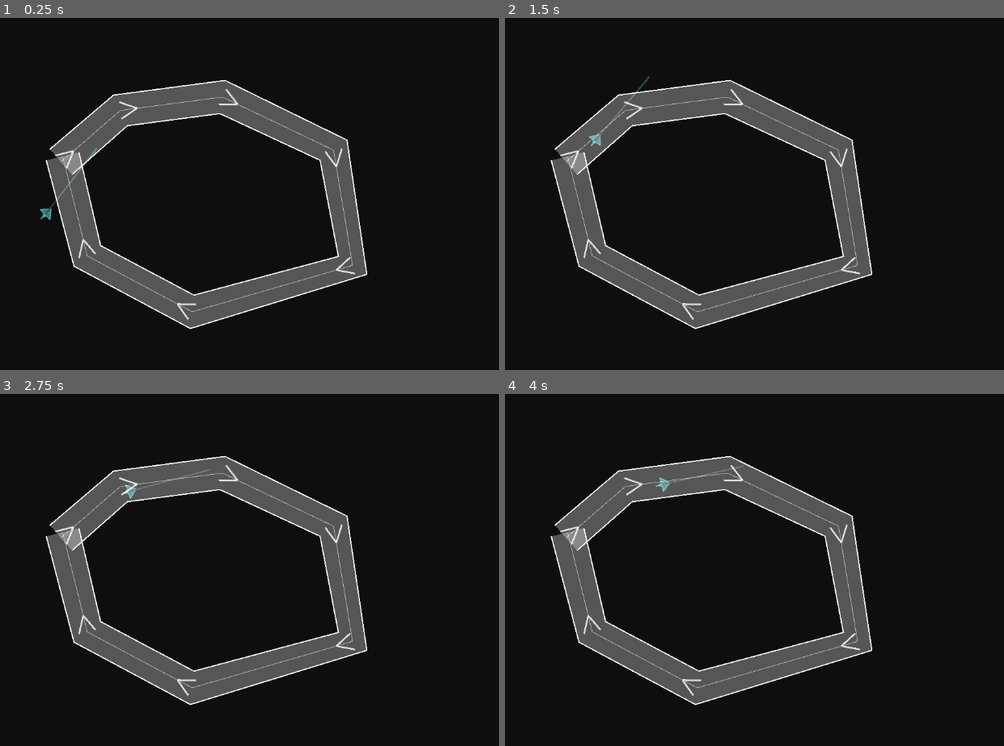
Above: before the commit, frames 1-4 (two rows, left to right).
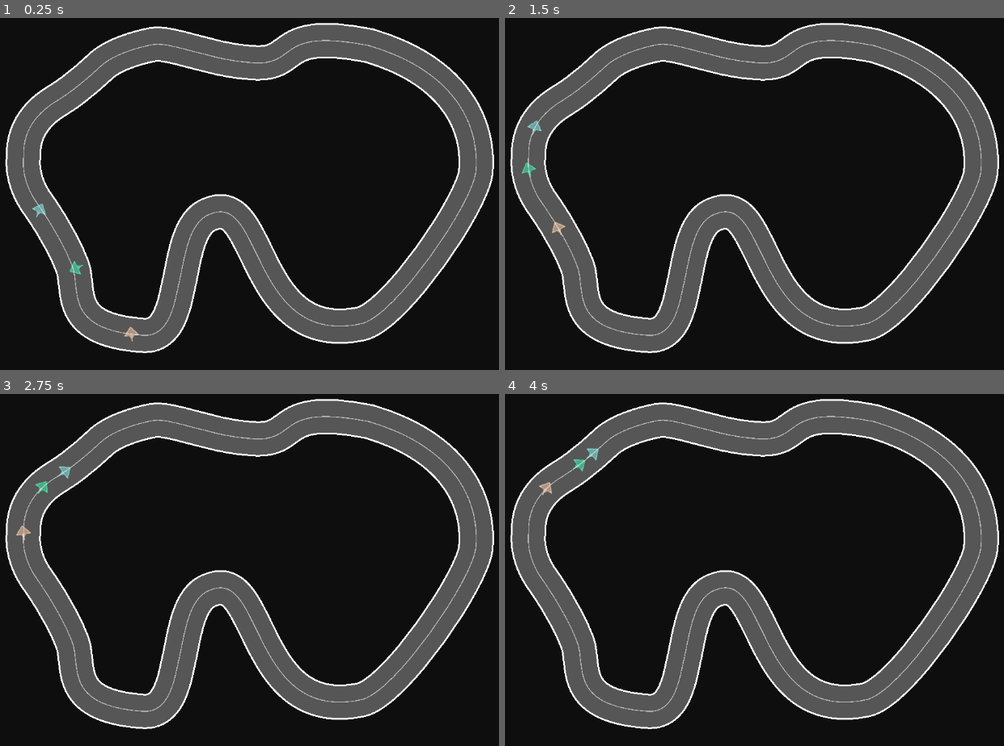
Above: after the commit, the same moments.

Repository: ZenCoderGames/ZSteeringBehaviors
Game: Godot game, scene res://scenes/pathFollowing.tscn
Same seed, same stepped clock (60 frames per second), same inputs: the game is played once before the commit and once after it. This scene is started directly instead of the project's main scene.
Inputs (mouse positions are in pixels of both pictures, inside the frame that each line leads up to):
- Up to frame 1 (0.25 s): no input
- Up to frame 2 (1.5 s): tap Enter at 0.5 s; move the mouse to (884, 169) at 0.52 s; hold F (framestep_forward) 0.53-1.25 s; tap R (resume_game) at 0.6 s; click (884, 169) at 0.67 s; drag from (614, 208) to (709, 260) at 1.27 s
- Up to frame 3 (2.75 s): tap Space at 2 s; move the mouse to (304, 485) at 2.02 s; hold F (framestep_forward) from 2.03 s (still down); tap R (resume_game) at 2.1 s
- Up to frame 4 (4 s): release F (framestep_forward) at 2.75 s; drag from (709, 636) to (549, 510) at 2.77 s; tap Enter at 3.5 s; move the mouse to (939, 619) at 3.52 s; tap R (resume_game) at 3.6 s

The runs differ from the first frame. In frame 1, 39% of the frame differs, in the area x 0-100%, y 1-96%; in frame 2, 39%; in frame 3, 39%; in frame 4, 39%.

Commit message:
Clean up on Spline tool for editing

Diff:
--- a/scenes/pathFollowing.tscn
+++ b/scenes/pathFollowing.tscn
@@ -15,10 +15,38 @@
 max_speed = 150.0
 max_force = 40.0
 useSmoothRotation = true
-debug = true
 behaviorList = [NodePath("AIPathFollowing")]
 
 [node name="AIPathFollowing" type="Node2D" parent="PathFollowing" node_paths=PackedStringArray("path")]
+script = ExtResource("3_tyi5h")
+path = NodePath("../../Path_01")
+distanceThreshold = 30.0
+
+[node name="PathFollowing2" type="Sprite2D" parent="." node_paths=PackedStringArray("behaviorList")]
+self_modulate = Color(0, 0.78668964, 0.49434602, 1)
+position = Vector2(332, 459)
+texture = ExtResource("1_ix5r1")
+script = ExtResource("2_0m1yt")
+max_force = 40.0
+useSmoothRotation = true
+behaviorList = [NodePath("AIPathFollowing")]
+
+[node name="AIPathFollowing" type="Node2D" parent="PathFollowing2" node_paths=PackedStringArray("path")]
+script = ExtResource("3_tyi5h")
+path = NodePath("../../Path_01")
+distanceThreshold = 30.0
+
+[node name="PathFollowing3" type="Sprite2D" parent="." node_paths=PackedStringArray("behaviorList")]
+self_modulate = Color(0.8204121, 0.61365277, 0.46322894, 1)
+position = Vector2(398, 634)
+texture = ExtResource("1_ix5r1")
+script = ExtResource("2_0m1yt")
+max_speed = 250.0
+max_force = 40.0
+useSmoothRotation = true
+behaviorList = [NodePath("AIPathFollowing")]
+
+[node name="AIPathFollowing" type="Node2D" parent="PathFollowing3" node_paths=PackedStringArray("path")]
 script = ExtResource("3_tyi5h")
 path = NodePath("../../Path_01")
 distanceThreshold = 30.0
@@ -27,4 +55,10 @@
 position = Vector2(263, 266)
 script = ExtResource("4_tyi5h")
 width = 60.0
-points = PackedVector2Array(-3, 10, 103, -82, 285, -106, 483, -11, 517, 195, 231, 278, 44, 178, 0, 0)
+points = PackedVector2Array(-69.431274, 0.43884277, -8.574768, -100.23732, 67.308014, -160.34251, 158.96841, -199.41087, 331, -168, 546, -198, 736.7295, 26.734863, 531.6205, 299.4621, 267.1278, 101.92938, 143, 320, 16.96994, 195.7807, -43.886566, 86.088745)
+point_in_controls = Array[Vector2]([Vector2(0, 0), Vector2(-22.53946, 13.523666), Vector2(0, 0), Vector2(0, 0), Vector2(-72, -5), Vector2(-174, -34), Vector2(7.5038676, -92.546745), Vector2(61.381653, -12.790344), Vector2(89.40643, -33.05783), Vector2(88, 6), Vector2(16.349571, 42.73554), Vector2(0, 0)])
+point_out_controls = Array[Vector2]([Vector2(-2.2539368, -57.851227), Vector2(35.783283, -21.469954), Vector2(28.549957, -27.798645), Vector2(33.809174, -6.7618256), Vector2(94, 11), Vector2(143, 42), Vector2(-4.5079346, 55.59729), Vector2(-194.24997, 40.476654), Vector2(-78.09366, 20.763672), Vector2(-143, -10), Vector2(-21.006851, -54.909027), Vector2(-33.057846, -45.078888)])
+loop = true
+lock_control_pairs = true
+thickness = 3.0
+curve_resolution = 2
--- a/scripts/ZAI_Path.gd
+++ b/scripts/ZAI_Path.gd
@@ -5,6 +5,9 @@
 
 @export var width:float = 30
 @export var disable:bool = false
+
+# Track problematic points that cause triangulation errors
+var problematic_point_indices:Array[int] = []
 
 func init() -> void:
 	super.init()
@@ -21,6 +24,42 @@
 	timer.start(0.25)
 	await timer.timeout
 	isActive = false
+
+func is_quad_valid(quad: PackedVector2Array) -> bool:
+	if quad.size() != 4:
+		return false
+
+	# Check for degenerate quads (very small area or self-intersecting)
+	# Calculate area using shoelace formula
+	var area: float = 0.0
+	for i in range(4):
+		var j: int = (i + 1) % 4
+		area += quad[i].x * quad[j].y
+		area -= quad[j].x * quad[i].y
+	area = abs(area / 2.0)
+
+	# Reject if area is too small (degenerate)
+	if area < 0.1:
+		return false
+
+	# Check for self-intersection by testing if edges cross
+	# Edge 0-1 vs Edge 2-3 and Edge 1-2 vs Edge 3-0
+	if segments_intersect(quad[0], quad[1], quad[2], quad[3]):
+		return false
+	if segments_intersect(quad[1], quad[2], quad[3], quad[0]):
+		return false
+
+	return true
+
+func segments_intersect(a1: Vector2, a2: Vector2, b1: Vector2, b2: Vector2) -> bool:
+	var d: float = (a2.x - a1.x) * (b2.y - b1.y) - (a2.y - a1.y) * (b2.x - b1.x)
+	if abs(d) < 0.0001:
+		return false  # Parallel or collinear
+
+	var t: float = ((b1.x - a1.x) * (b2.y - b1.y) - (b1.y - a1.y) * (b2.x - b1.x)) / d
+	var u: float = ((b1.x - a1.x) * (a2.y - a1.y) - (b1.y - a1.y) * (a2.x - a1.x)) / d
+
+	return t >= 0.0 and t <= 1.0 and u >= 0.0 and u <= 1.0
 
 func debug_draw()->void:
 	if points.size() < 2 or spline_curve == null:
@@ -43,12 +82,26 @@
 		var normal:Vector2 = Vector2.ZERO
 
 		# Calculate tangent direction based on neighboring points
-		if i == 0:
-			# First point - use direction to next point
+		var is_first:bool = (i == 0)
+		var is_last:bool = (i == curve_points.size() - 1)
+
+		# For loops, the first and last points are duplicates, so handle specially
+		if loop and is_first:
+			# First point in a loop - average tangent from wrap-around
+			var tangent1:Vector2 = (current - curve_points[curve_points.size() - 2]).normalized()
+			var tangent2:Vector2 = (curve_points[i + 1] - current).normalized()
+			var avg_tangent:Vector2 = (tangent1 + tangent2).normalized()
+			normal = Vector2(-avg_tangent.y, avg_tangent.x)  # Perpendicular
+		elif loop and is_last:
+			# Last point in a loop is a duplicate of first - skip normal calculation
+			# We'll use the first point's offset instead
+			normal = Vector2.ZERO  # Placeholder, will copy from first point
+		elif is_first:
+			# First point (non-loop) - use direction to next point
 			var tangent:Vector2 = (curve_points[i + 1] - current).normalized()
 			normal = Vector2(-tangent.y, tangent.x)  # Perpendicular
-		elif i == curve_points.size() - 1:
-			# Last point - use direction from previous point
+		elif is_last:
+			# Last point (non-loop) - use direction from previous point
 			var tangent:Vector2 = (current - curve_points[i - 1]).normalized()
 			normal = Vector2(-tangent.y, tangent.x)  # Perpendicular
 		else:
@@ -59,12 +112,20 @@
 			normal = Vector2(-avg_tangent.y, avg_tangent.x)  # Perpendicular
 
 		# Create offset points
-		left_points.append(current + normal * half_width)
-		right_points.append(current - normal * half_width)
+		if loop and is_last:
+			# For loop's last point (duplicate of first), use first point's offset
+			left_points.append(left_points[0])
+			right_points.append(right_points[0])
+		else:
+			left_points.append(current + normal * half_width)
+			right_points.append(current - normal * half_width)
 
 	# Draw as individual quads between segments to avoid self-intersection
 	var color:Color = lineColor
 	color.a = 0.3  # Semi-transparent fill
+
+	# Clear previous problematic points tracking
+	problematic_point_indices.clear()
 
 	for i in range(left_points.size() - 1):
 		var quad:PackedVector2Array = PackedVector2Array()
@@ -73,7 +134,22 @@
 		quad.append(to_local(global_position + right_points[i + 1]))
 		quad.append(to_local(global_position + right_points[i]))
 
-		draw_colored_polygon(quad, color)
+		# Validate quad before drawing to prevent triangulation errors
+		if is_quad_valid(quad):
+			draw_colored_polygon(quad, color)
+		else:
+			# Track this as a problematic segment
+			# Map curve_points index back to original points
+			var points_per_segment: float = float(curve_points.size()) / float(max(1, points.size() - 1))
+			var approx_point_idx: int = int(float(i) / points_per_segment)
+
+			# Mark both points of this segment as potentially problematic
+			if approx_point_idx >= 0 and approx_point_idx < points.size():
+				if not problematic_point_indices.has(approx_point_idx):
+					problematic_point_indices.append(approx_point_idx)
+			if approx_point_idx + 1 >= 0 and approx_point_idx + 1 < points.size():
+				if not problematic_point_indices.has(approx_point_idx + 1):
+					problematic_point_indices.append(approx_point_idx + 1)
 
 	# Draw outline
 	var left_local:PackedVector2Array = PackedVector2Array()
@@ -94,21 +170,22 @@
 	# Draw centerline
 	draw_polyline(center_local, Color(lineColor.r, lineColor.g, lineColor.b, 0.6), thickness * 0.5)
 
-	# Draw direction arrows at intervals
-	var arrow_interval:int = max(1, curve_points.size() / 8)  # ~8 arrows along the path
-	for i in range(0, curve_points.size() - 1, arrow_interval):
-		var current:Vector2 = curve_points[i]
-		var next:Vector2 = curve_points[min(i + 1, curve_points.size() - 1)]
+	if Engine.is_editor_hint():
+		# Draw direction arrows at intervals
+		var arrow_interval:int = max(1, curve_points.size() / 8)  # ~8 arrows along the path
+		for i in range(0, curve_points.size() - 1, arrow_interval):
+			var current:Vector2 = curve_points[i]
+			var next:Vector2 = curve_points[min(i + 1, curve_points.size() - 1)]
 
-		var direction:Vector2 = (next - current).normalized()
-		var arrow_pos:Vector2 = current
-		var arrow_size:float = width * 0.5
+			var direction:Vector2 = (next - current).normalized()
+			var arrow_pos:Vector2 = current
+			var arrow_size:float = width * 0.25
 
-		# Draw arrow head
-		var arrow_tip:Vector2 = arrow_pos + direction * arrow_size
-		var arrow_left:Vector2 = arrow_pos + direction.rotated(deg_to_rad(90)) * arrow_size * 0.5
-		var arrow_right:Vector2 = arrow_pos + direction.rotated(deg_to_rad(-90)) * arrow_size * 0.5
+			# Draw arrow head
+			var arrow_tip:Vector2 = arrow_pos + direction * arrow_size
+			var arrow_left:Vector2 = arrow_pos + direction.rotated(deg_to_rad(90)) * arrow_size * 0.5
+			var arrow_right:Vector2 = arrow_pos + direction.rotated(deg_to_rad(-90)) * arrow_size * 0.5
 
-		var arrow_color:Color = Color(lineColor.r, lineColor.g, lineColor.b, 0.8)
-		draw_line(to_local(global_position + arrow_tip), to_local(global_position + arrow_left), arrow_color, thickness * 1.5)
-		draw_line(to_local(global_position + arrow_tip), to_local(global_position + arrow_right), arrow_color, thickness * 1.5)
+			var arrow_color:Color = Color(lineColor.r, lineColor.g, lineColor.b, 0.8)
+			draw_line(to_local(global_position + arrow_tip), to_local(global_position + arrow_left), arrow_color, thickness * 1.5)
+			draw_line(to_local(global_position + arrow_tip), to_local(global_position + arrow_right), arrow_color, thickness * 1.5)
--- a/scripts/ZAI_Spline.gd
+++ b/scripts/ZAI_Spline.gd
@@ -6,8 +6,22 @@
 @export var points:PackedVector2Array = PackedVector2Array():
 	set(value):
 		points = value
+		# Ensure control points arrays match size
+		while point_in_controls.size() < points.size():
+			point_in_controls.append(Vector2.ZERO)
+		while point_out_controls.size() < points.size():
+			point_out_controls.append(Vector2.ZERO)
 		build_spline()
 		queue_redraw()
+@export var point_in_controls:Array[Vector2] = []
+@export var point_out_controls:Array[Vector2] = []
+@export var loop:bool = false:  # When true, connects last point back to first point
+	set(value):
+		loop = value
+		if points.size() >= 2:
+			build_spline()
+			queue_redraw()
+@export var lock_control_pairs:bool = false  # When true, control handles stay aligned through the point
 @export var thickness:float = 2.0
 @export var curve_resolution:int = 20  # Points per segment for smooth curves
 @export var lineColor:Color = Color.WHITE
@@ -27,8 +41,28 @@
 		return
 
 	spline_curve = Curve2D.new()
-	for point in points:
-		spline_curve.add_point(point)
+	for i in range(points.size()):
+		var in_control:Vector2 = Vector2.ZERO
+		var out_control:Vector2 = Vector2.ZERO
+
+		if i < point_in_controls.size():
+			in_control = point_in_controls[i]
+		if i < point_out_controls.size():
+			out_control = point_out_controls[i]
+
+		spline_curve.add_point(points[i], in_control, out_control)
+
+	# If loop is enabled, connect back to the first point
+	if loop and points.size() >= 2:
+		var first_in_control:Vector2 = Vector2.ZERO
+		var first_out_control:Vector2 = Vector2.ZERO
+
+		if point_in_controls.size() > 0:
+			first_in_control = point_in_controls[0]
+		if point_out_controls.size() > 0:
+			first_out_control = point_out_controls[0]
+
+		spline_curve.add_point(points[0], first_in_control, first_out_control)
 
 func _process(_delta: float) -> void:
 	queue_redraw()
Not shown, changed: addons/zai_wall_editor/plugin.gd
